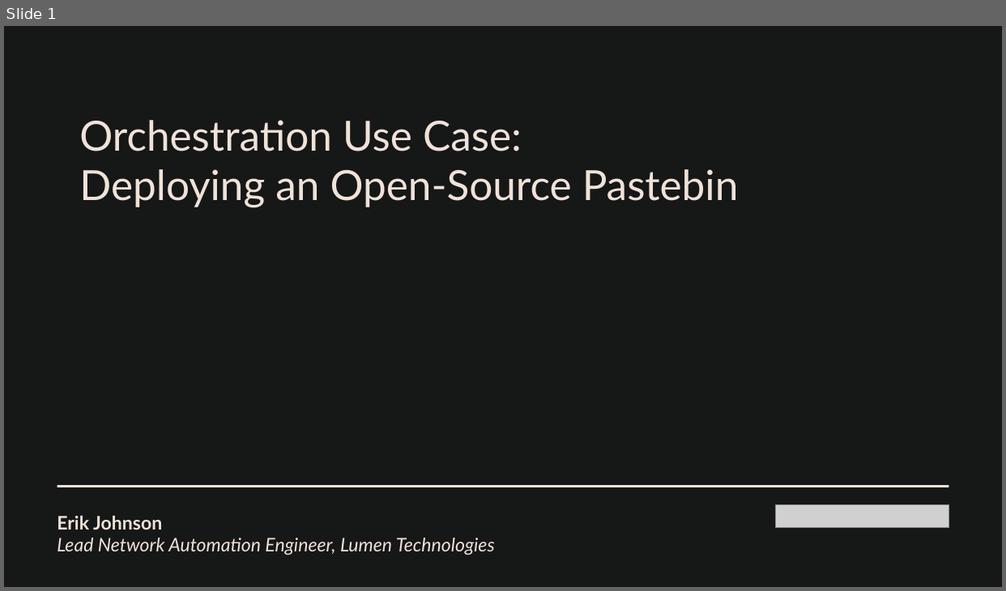
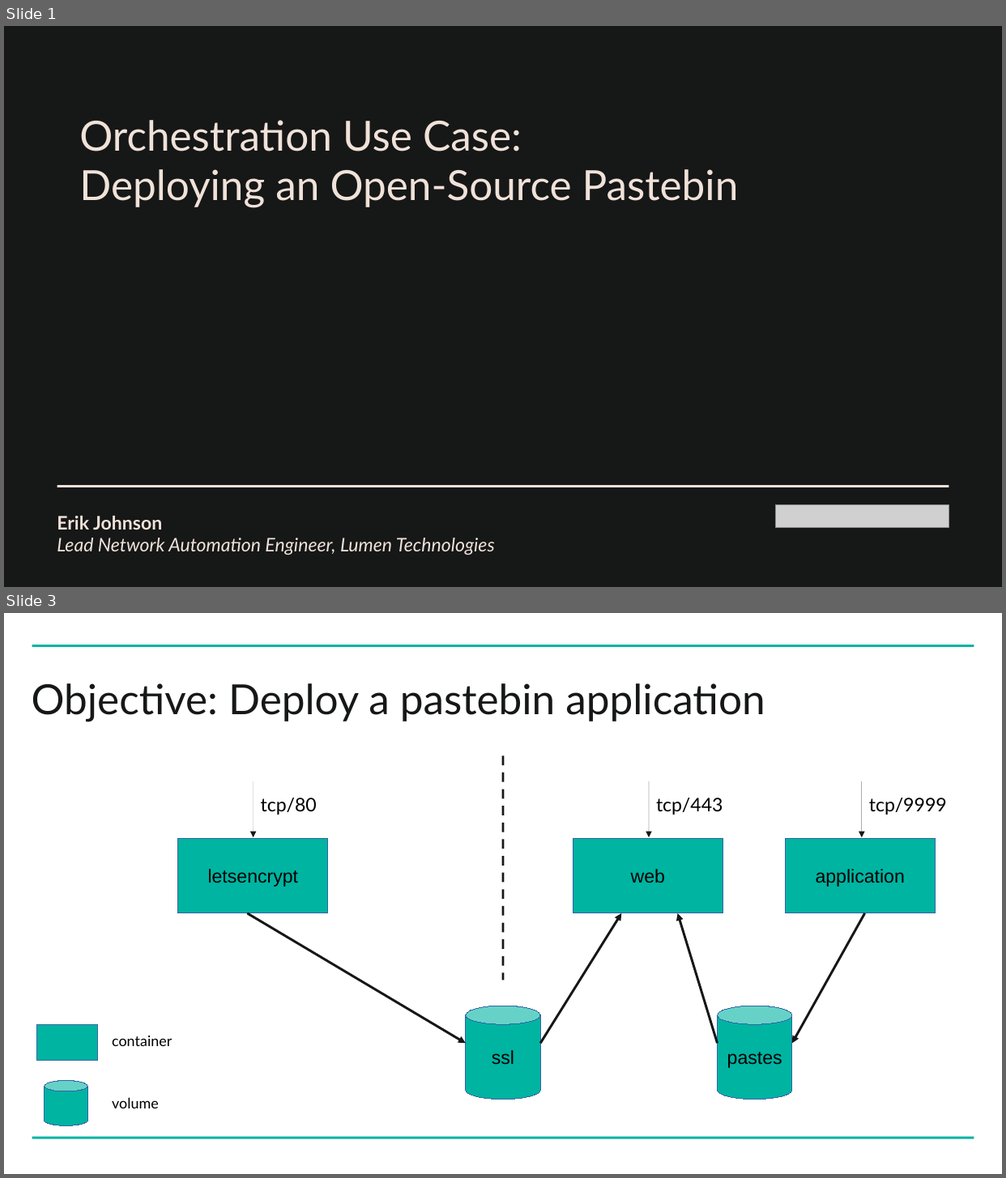
Before and after one commit to terminalmage/saltconf21, a slide deck: Erik_Johnson_SaltConf21.pptx. Shown one above the other, each under a label of ours: slide 1 before the commit, slides 1 and 3 after it; the slides between them are not shown. The pictures are 1006x591 and 1006x1178 pixels, drawn with LibreOffice and Linux fonts; fonts in the diff are those of the drawing; grey boxes stand for pictures; background and template pictures are left out. Boxes give left, top, right and bottom in pixels: in the first picture for what was removed or moved away, otherwise in the second. Text is boxed around its words. In the diff, an @@ line names an element or a change of style, - is before the commit and + after.

Commit message:
Add diagram, rename paste storage volume

```diff
--- a/Erik_Johnson_SaltConf21.pptx
+++ b/Erik_Johnson_SaltConf21.pptx
@@ slide 3 added at (4,613,1002,1174), background #FFFFFF @@
@@ line added from (32, 646) to (974, 646), #00B4A2 2.24 pt @@
@@ text added at (32,683,765,722), 40 pt, text #161717 @@
+Objective: Deploy a pastebin application
@@ line added from (503, 756) to (503, 981), #161717 2.3 pt dashed @@
@@ arrow added from (253, 781) to (253, 837), #161717 0 pt @@
@@ arrow added from (649, 781) to (649, 837), #161717 0 pt @@
@@ arrow added from (862, 781) to (862, 837), #161717 0 pt @@
@@ text added at (261,798,317,815), 18 pt, text #000000 @@
+tcp/80
@@ text added at (656,798,723,815), 18 pt, text #000000 @@
+tcp/443
@@ text added at (869,798,947,815), 18 pt, text #000000 @@
+tcp/9999
@@ rectangle added at (178,838,328,914), fill #00B4A2, outline #3465A4 0 pt, 18 pt, text #000000 @@
+letsencrypt
@@ rectangle added at (573,838,722,914), fill #00B4A2, outline #3465A4 0 pt, 18 pt, text #000000 @@
+web
@@ rectangle added at (786,838,936,914), fill #00B4A2, outline #3465A4 0 pt, 18 pt, text #000000 @@
+application
@@ arrow added from (247, 914) to (466, 1043), #161717 2.3 pt @@
@@ arrow added from (541, 1043) to (621, 914), #161717 2.3 pt @@
@@ arrow added from (718, 1043) to (678, 914), #161717 2.3 pt @@
@@ arrow added from (865, 914) to (792, 1043), #161717 2.3 pt @@
@@ rectangle added at (37,1024,98,1061), fill #00B4A2, outline #3465A4 0 pt @@
@@ cylinder added at (466,1006,541,1100), fill #00B4A2, outline #3465A4 0 pt, 18 pt, text #000000 @@
+ssl
@@ cylinder added at (718,1006,792,1100), fill #00B4A2, outline #3465A4 0 pt, 18 pt, text #000000 @@
+pastes
@@ text added at (112,1036,172,1046), 14 pt, text #000000 @@
+container
@@ cylinder added at (44,1081,88,1126), fill #00B4A2, outline #3465A4 0 pt @@
@@ text added at (112,1097,159,1109), 14 pt, text #000000 @@
+volume
@@ line added from (32, 1138) to (974, 1138), #00B4A2 2.24 pt @@
```
Also in this commit, not shown: 4 other files.
